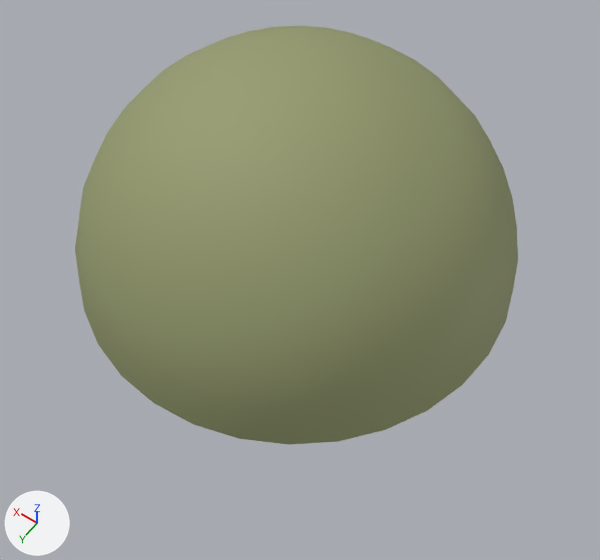
An edit to the OBJ model models/object1112.obj, drawn before and after from the same camera.
Camera for both pictures: a 50 mm lens placed at (-0.627, 0.868, 1.289), pointed at (-0.067, 0.083, 0.056). The axes (+X, +Y, +Z) are drawn at lower left. The lights are the same throughout. Where no turn or scale is listed for an object, it has been applied to the vertices.
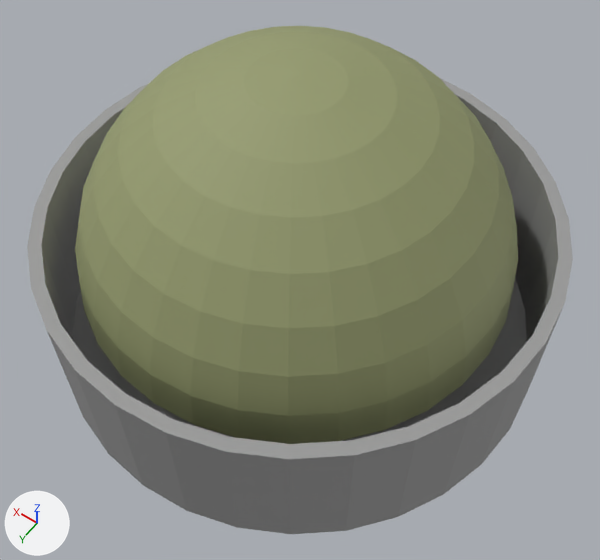
Pixel boxes [x1, y1, x2, y2] of what changed, in the pictures (600 x 560 px):
'object1112', reshaped (23% wider, 21% taller)
    before: [75, 26, 518, 445]
    after: [27, 26, 573, 534]
part 1 of me_object1112, added
    after: [27, 78, 573, 534]

The change, as a list of edits to the scene's bpy script:
```text
Add mat_material_002:
    mat_material_002 = principled_material('Material.002')
    mat_material_002.base_color = (0.328, 0.328, 0.328)  # grey #9b9b9b
    mat_material_002.roughness = 0.706
Change me_object1112:
    used by ob_object1112; location = (0.0, 0.0, 0.0)
    remove me_object1112.from_pydata(...)  # 257 vertices, 480 faces; spans x -0.427..0.427, y -0.427..0.427, z 0.018..0.445
    add me_object1112.from_pydata(...)  # 385 vertices, 732 faces; spans x -0.512..0.497, y -0.504..0.504, z -0.173..0.445
    me_object1112 part 1: a new loose piece of 128 vertices spanning x -0.512..0.497, y -0.504..0.504, z -0.173..0.129, in mat_material_002 (grey #9b9b9b)
    me_object1112 part 2: the surface is now shaded flat
    add me_object1112.materials.append(mat_material_002)  # grey #9b9b9b
```
